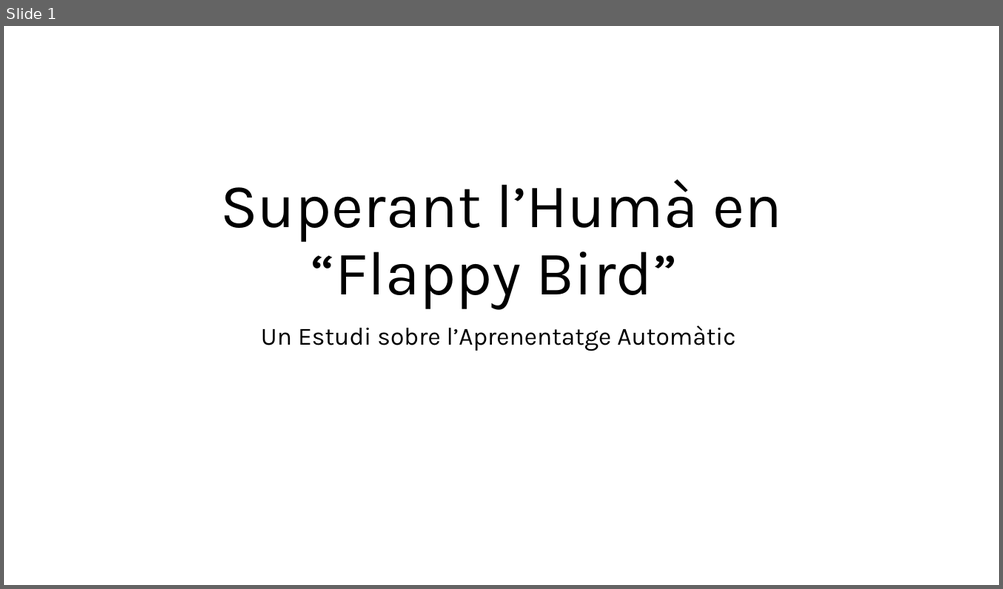
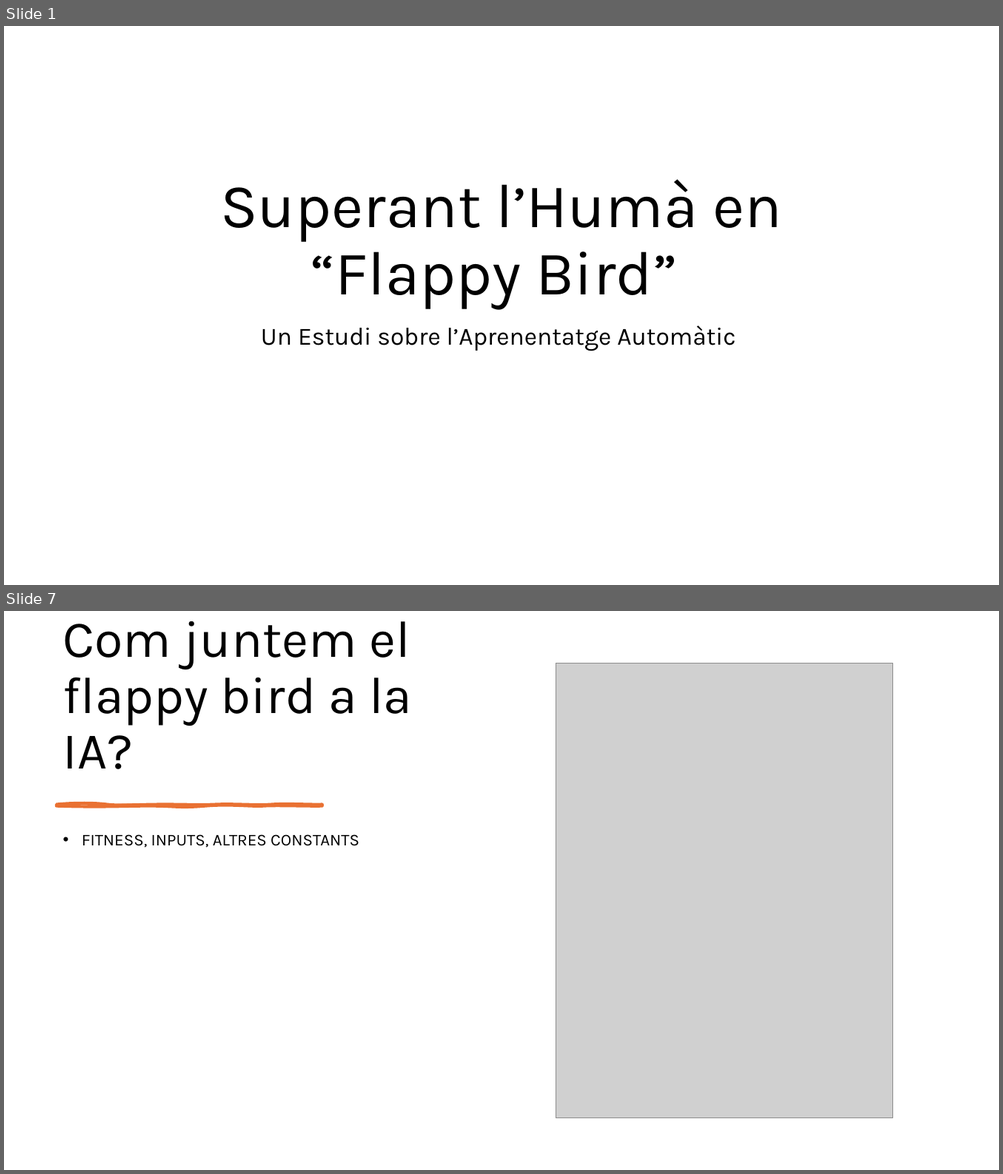
Before and after one commit to FerrerJan/Treball-de-Recerca-IA, a slide deck: TR_ESCRIT/SUPERANT-L'HUMÀ.pptx. Shown one above the other, each under a label of ours: slide 1 before the commit, slides 1 and 7 after it; the slides between them are not shown. The pictures are 1003x589 and 1003x1174 pixels, drawn with LibreOffice and Linux fonts; fonts in the diff are those of the drawing; grey boxes stand for pictures. Boxes give left, top, right and bottom in pixels: in the first picture for what was removed or moved away, otherwise in the second. Text is boxed around its words. In the diff, an @@ line names an element or a change of style, - is before the commit and + after.

```diff
--- a/TR_ESCRIT/SUPERANT-L'HUMÀ.pptx
+++ b/TR_ESCRIT/SUPERANT-L'HUMÀ.pptx
@@ slide 7 added at [4, 611, 999, 1170], background #FFFFFF @@
@@ title added at [63, 621, 412, 769], 50 pt, text #000000 @@
+Com juntem el flappy bird a la IA?
@@ picture added at [556, 664, 893, 1119] @@
@@ freeform shape added at [57, 805, 322, 806], fill #E97132, outline #E97132 3 pt @@
@@ text added at [82, 834, 359, 848], 16 pt, text #000000 @@
+• FITNESS, INPUTS, ALTRES CONSTANTS
```
Also in this commit, not shown: 12 other slides added, 1 slide removed.
